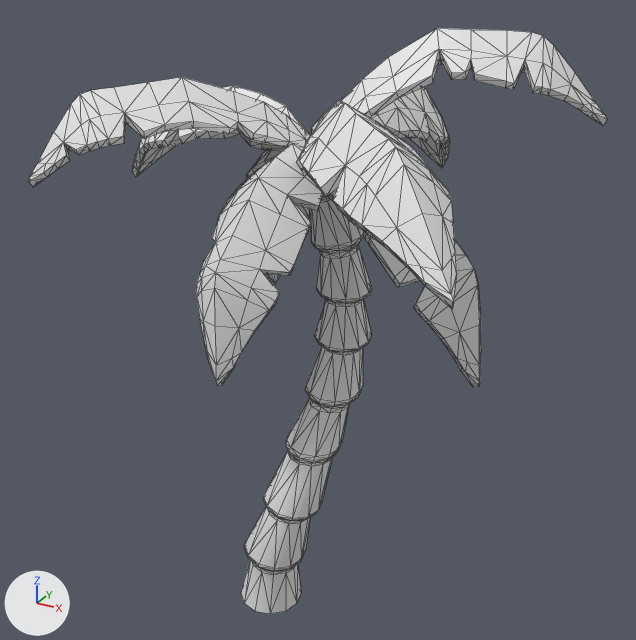
A saved change to the glTF model src/assets/glb/kits/pirate/environment/PalmTree_1.glb.
Rendered twice from a 50 mm camera at (251.0, -393.0, 400.0) aimed at (26.0, 16.0, 196.0). Lighting does not change. The marker at lower left points along +X, +Y and +Z. The picture after the commit comes second. Mesh edges are drawn as thin lines. Where no turn or scale is listed for an object, it has been applied to the vertices.

The older version as bpy lines, for what is in view:
```python
mat_atlas = principled_material('Atlas')
mat_atlas.base_color = (0.8, 0.8, 0.8)  # white #e7e7e7
mat_atlas.roughness = 0.553
me_cylinder_004 = bpy.data.meshes.new('Cylinder.004')
me_cylinder_004.from_pydata(...)  # 1627 vertices, 3208 faces; spans x -94.0..167.0, y -112.0..140.0, z 1.0..359.0
me_cylinder_004.materials.append(mat_atlas)  # white #e7e7e7
ob_environment_palmtree_1 = bpy.data.objects.new('Environment_PalmTree_1', me_cylinder_004)
ob_environment_palmtree_1.location = (0.0, 0.0, 0.0)
```
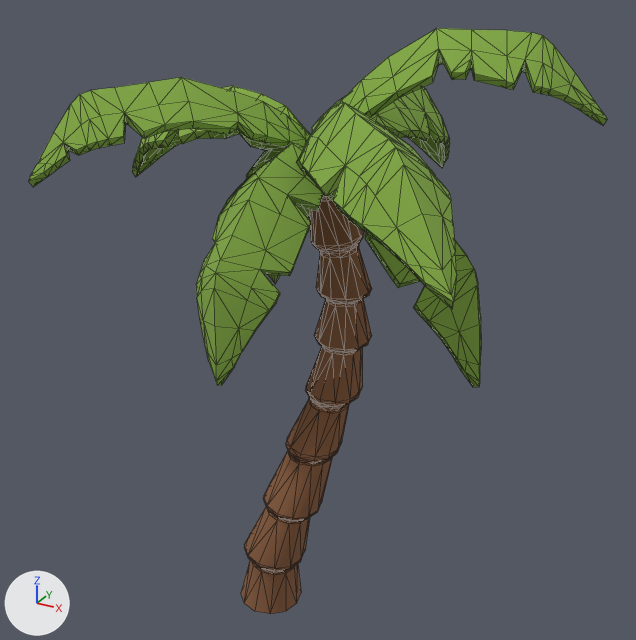
The newer file is also rescaled (x0.01) as a whole; pictures and numbers use the older file's frame.

Where the change shows, as pixel boxes [x1, y1, x2, y2] in the pictures (636 x 640 px):
'Environment_PalmTree_1', surface changed (white to green): [29, 28, 607, 614] in both

Diff of the bpy script that builds the scene:
```diff
--- a/src/assets/glb/kits/pirate/environment/PalmTree_1.glb.py
+++ b/src/assets/glb/kits/pirate/environment/PalmTree_1.glb.py
@@ img_atlas_pirate @@
+img_atlas_pirate = load_image('Atlas_Pirate', '_unpacked/Atlas_Pirate', 32, 32, 'sRGB')
@@ mat_atlas @@
 mat_atlas = principled_material('Atlas')
-mat_atlas.base_color = (0.8, 0.8, 0.8)  # white #e7e7e7
-mat_atlas.roughness = 0.553
+mat_atlas.texture = img_atlas_pirate
+mat_atlas.roughness = 1.0
```
